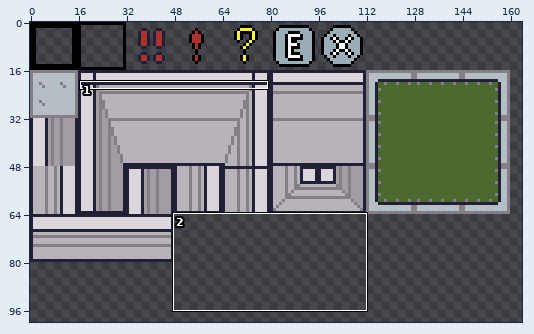
One commit to this sprite sheet: Assets/sprites.png. The first picture is a wide view before the edit; the outline marks the close-up.
Close-up. As it was:
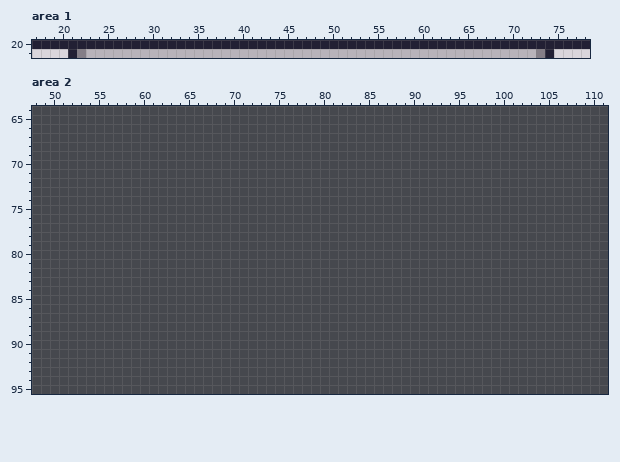
The file is 256x256 pixels. Shown: area 1: x 17..78, y 20..21; area 2: x 48..111, y 64..95. The wide view leaves out empty margins.
After the commit:
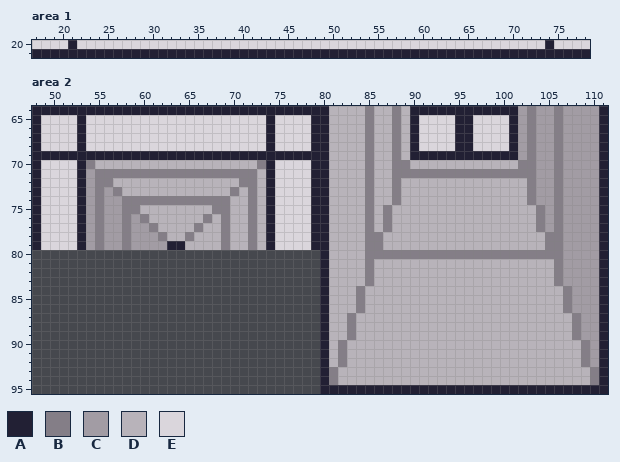
Palette (. is transparent): A #222034  B #847e87  C #a29ca4  D #b8b3ba  E #dad6dc
Edits made:
Changed rows in their new state; - is an unchanged pixel.
Area 1:
first column x 17:
20 EEEE-EEEEEEEEEEEEEEEEEEEEEEEEEEEEEEEEEEEEEEEEEEEEEEEEEEEE-EEEE
21 AAAA-AAAAAAAAAAAAAAAAAAAAAAAAAAAAAAAAAAAAAAAAAAAAAAAAAAAA-AAAA
Area 2:
first column x 48:
64 AAAAAAAAAAAAAAAAAAAAAAAAAAAAAAAAADDDDBDDBDAAAAAAAAAAAACBCCBCCCCA
65 AEEEEAEEEEEEEEEEEEEEEEEEEEAEEEEAADDDDBDDBDAEEEEAAEEEEACBCCBCCCCA
66 AEEEEAEEEEEEEEEEEEEEEEEEEEAEEEEAADDDDBDDBDAEEEEAAEEEEACBCCBCCCCA
67 AEEEEAEEEEEEEEEEEEEEEEEEEEAEEEEAADDDDBDDBDAEEEEAAEEEEACBCCBCCCCA
68 AEEEEAEEEEEEEEEEEEEEEEEEEEAEEEEAADDDDBDDBDAEEEEAAEEEEACBCCBCCCCA
69 AAAAAAAAAAAAAAAAAAAAAAAAAAAAAAAAADDDDBDDBDAAAAAAAAAAAACBCCBCCCCA
70 AEEEEABDDDDDDDDDDDDDDDDDDBAEEEEAADDDDBDDBBDDDDDDDDDDDDBBCCBCCCCA
71 AEEEEACBBBBBBBBBBBBBBBBBBDAEEEEAADDDDBDDBBBBBBBBBBBBBBBBCCBCCCCA
72 AEEEEACBBDDDDDDDDDDDDDDBBDAEEEEAADDDDBDDBDDDDDDDDDDDDDDBCCBCCCCA
73 AEEEEACBCBDDDDDDDDDDDDBDBDAEEEEAADDDDBDDBDDDDDDDDDDDDDDBCCBCCCCA
74 AEEEEACBCCBBBBBBBBBBBBDDBDAEEEEAADDDDBDDBDDDDDDDDDDDDDDBCCBCCCCA
75 AEEEEACBCCBBDDDDDDDDBBDDBDAEEEEAADDDDBDBDDDDDDDDDDDDDDDDBCBCCCCA
76 AEEEEACBCCBCBDDDDDDBDBDDBDAEEEEAADDDDBDBDDDDDDDDDDDDDDDDBCBCCCCA
77 AEEEEACBCCBCCBDDDDBDDBDDBDAEEEEAADDDDBDBDDDDDDDDDDDDDDDDBCBCCCCA
78 AEEEEACBCCBCCCBDDBDDDBDDBDAEEEEAADDDDBBDDDDDDDDDDDDDDDDDDBBCCCCA
79 AEEEEACBCCBCCCCAADDDDBDDBDAEEEEAADDDDBBDDDDDDDDDDDDDDDDDDBBCCCCA
80 --------------------------------ADDDDBBBBBBBBBBBBBBBBBBBBBBCCCCA
81 --------------------------------ADDDDBDDDDDDDDDDDDDDDDDDDDBCCCCA
82 --------------------------------ADDDDBDDDDDDDDDDDDDDDDDDDDBCCCCA
83 --------------------------------ADDDDBDDDDDDDDDDDDDDDDDDDDBCCCCA
84 --------------------------------ADDDBDDDDDDDDDDDDDDDDDDDDDDBCCCA
85 --------------------------------ADDDBDDDDDDDDDDDDDDDDDDDDDDBCCCA
86 --------------------------------ADDDBDDDDDDDDDDDDDDDDDDDDDDBCCCA
87 --------------------------------ADDBDDDDDDDDDDDDDDDDDDDDDDDDBCCA
88 --------------------------------ADDBDDDDDDDDDDDDDDDDDDDDDDDDBCCA
89 --------------------------------ADDBDDDDDDDDDDDDDDDDDDDDDDDDBCCA
90 --------------------------------ADBDDDDDDDDDDDDDDDDDDDDDDDDDDBCA
91 --------------------------------ADBDDDDDDDDDDDDDDDDDDDDDDDDDDBCA
92 --------------------------------ADBDDDDDDDDDDDDDDDDDDDDDDDDDDBCA
93 --------------------------------ABDDDDDDDDDDDDDDDDDDDDDDDDDDDDBA
94 --------------------------------ABDDDDDDDDDDDDDDDDDDDDDDDDDDDDBA
95 --------------------------------AAAAAAAAAAAAAAAAAAAAAAAAAAAAAAAA
